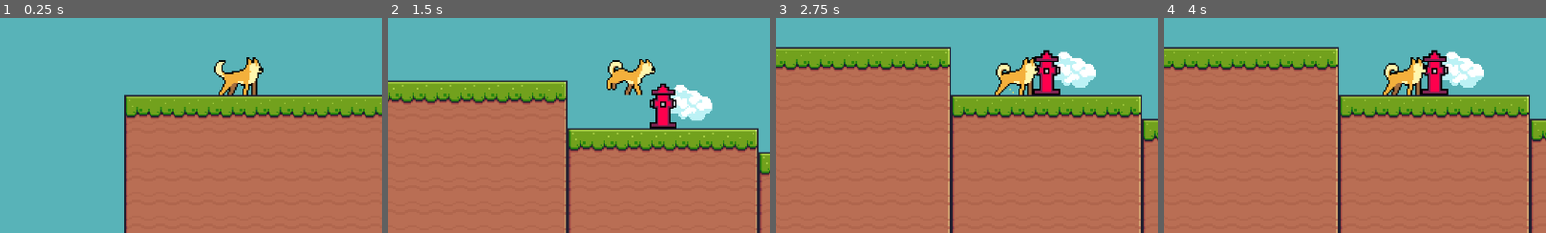
Above: before the commit, frames 1-4 (left to right).
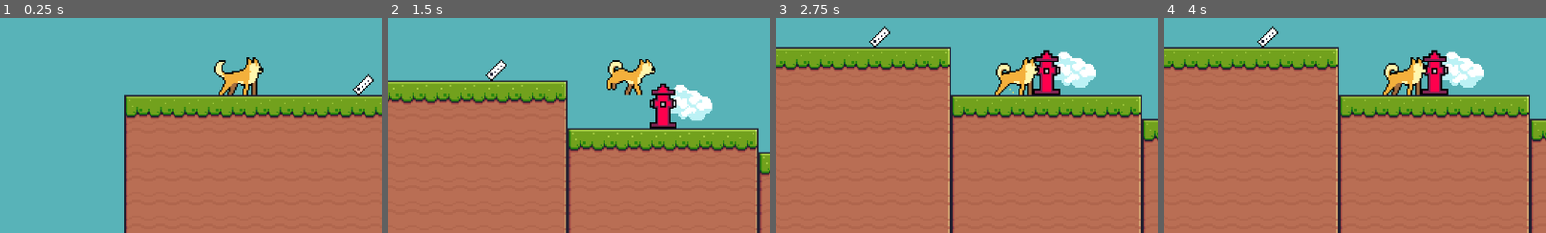
Above: after the commit, the same moments.

Repository: JeffSabol/Paper-Dog-Dash
Game: Godot game, scene res://Levels/level_1.tscn
Two runs of this game, one before a commit and one after it. Both use one fixed random seed, a clock stepped at 60 frames per second and the inputs below.
Inputs:
- Up to frame 1 (0.25 s): no input
- Up to frame 2 (1.5 s): tap Enter (ui_accept) at 0.5, 0.77 s; hold Right (ui_right) from 0.53 s (still down)
- Up to frame 3 (2.75 s): tap Enter (ui_accept) at 1.52 s; release Right (ui_right) at 2.03 s; hold Left (ui_left) from 2.03 s (still down)
- Up to frame 4 (4 s): release Left (ui_left) at 2.78 s; hold Right (ui_right) from 2.78 s (still down); tap Enter (ui_accept) at 3.02, 3.77 s
The pictures show only the part of the screen within x 18-68%, y 40-90%; the shares and areas given below are measured in that part.

The runs differ from the first frame. In frame 1, 0.2% of the frame differs, in the area x 92-98%, y 25-36%; in frame 2, 0.2%, in the area x 25-31%, y 19-30%; in frame 3, 0.2%; in frame 4, 0.2%.

Commit message:
Added Newspaper and logic to make newspaper needed to proceed to next level

Diff:
--- a/Autoload/global.gd
+++ b/Autoload/global.gd
@@ -3,6 +3,7 @@
 var current_scene = null
 var level_count = 2 # we want to change to level 2 after level 1
 var path_level = "res://Levels/level_" + str(level_count) + ".tscn"
+var has_newspaper = false
 
 func _ready():
 	var root = get_tree().root
@@ -55,3 +56,4 @@
 
 	level_count += 1
 	path_level = "res://Levels/level_" + str(level_count) + ".tscn"
+	has_newspaper = false
--- a/Levels/level_1.tscn
+++ b/Levels/level_1.tscn
@@ -1,10 +1,11 @@
-[gd_scene load_steps=8 format=3 uid="uid://tr7r78cu1i56"]
+[gd_scene load_steps=9 format=3 uid="uid://tr7r78cu1i56"]
 
 [ext_resource type="Texture2D" uid="uid://ds3hm1p7grakb" path="res://Assets/Environment/Background.png" id="1_ateu6"]
 [ext_resource type="PackedScene" uid="uid://ble575txva0hm" path="res://Characters/player.tscn" id="2_a56jg"]
 [ext_resource type="Texture2D" uid="uid://b1gijyai74025" path="res://Assets/PixelFrog/Terrain/Terrain (16x16).png" id="2_iew6x"]
 [ext_resource type="PackedScene" uid="uid://dpavor7dfr3hp" path="res://Objects/FireHydrant.tscn" id="4_kex6k"]
 [ext_resource type="PackedScene" uid="uid://dtsc0g5olhra3" path="res://Objects/House.tscn" id="5_kgb76"]
+[ext_resource type="PackedScene" uid="uid://cyn0a1hyfvvwa" path="res://Objects/Newspaper.tscn" id="6_1165n"]
 
 [sub_resource type="TileSetAtlasSource" id="TileSetAtlasSource_oytpd"]
 texture = ExtResource("2_iew6x")
@@ -509,3 +510,6 @@
 [node name="Camera2D" type="Camera2D" parent="."]
 position = Vector2(81, -24)
 zoom = Vector2(2.5, 2.5)
+
+[node name="Newspaper" parent="." instance=ExtResource("6_1165n")]
+position = Vector2(160, -7)
--- a/Levels/level_2.tscn
+++ b/Levels/level_2.tscn
@@ -1,10 +1,11 @@
-[gd_scene load_steps=8 format=3 uid="uid://tmwlvhqowwli"]
+[gd_scene load_steps=9 format=3 uid="uid://tmwlvhqowwli"]
 
 [ext_resource type="Texture2D" uid="uid://ds3hm1p7grakb" path="res://Assets/Environment/Background.png" id="1_7j8ed"]
 [ext_resource type="Texture2D" uid="uid://b1gijyai74025" path="res://Assets/PixelFrog/Terrain/Terrain (16x16).png" id="2_5ve0v"]
 [ext_resource type="PackedScene" uid="uid://dpavor7dfr3hp" path="res://Objects/FireHydrant.tscn" id="3_iidkq"]
 [ext_resource type="PackedScene" uid="uid://ble575txva0hm" path="res://Characters/player.tscn" id="4_qfih0"]
 [ext_resource type="PackedScene" uid="uid://dtsc0g5olhra3" path="res://Objects/House.tscn" id="5_buqb3"]
+[ext_resource type="PackedScene" uid="uid://cyn0a1hyfvvwa" path="res://Objects/Newspaper.tscn" id="6_cilcn"]
 
 [sub_resource type="TileSetAtlasSource" id="TileSetAtlasSource_oytpd"]
 texture = ExtResource("2_5ve0v")
@@ -524,3 +525,6 @@
 [node name="Camera2D" type="Camera2D" parent="."]
 position = Vector2(81, -24)
 zoom = Vector2(2.5, 2.5)
+
+[node name="Newspaper" parent="." instance=ExtResource("6_cilcn")]
+position = Vector2(224, 137)
--- a/Levels/level_3.tscn
+++ b/Levels/level_3.tscn
@@ -6,6 +6,7 @@
 [ext_resource type="PackedScene" uid="uid://ble575txva0hm" path="res://Characters/player.tscn" id="4_whwk6"]
 [ext_resource type="PackedScene" uid="uid://dtsc0g5olhra3" path="res://Objects/House.tscn" id="5_nirdb"]
 [ext_resource type="Texture2D" uid="uid://b8hldunsfvi67" path="res://Assets/Enemies/MoleSideways.png" id="6_j11eq"]
+[ext_resource type="PackedScene" uid="uid://cyn0a1hyfvvwa" path="res://Objects/Newspaper.tscn" id="7_gj2pd"]
 
 [sub_resource type="TileSetAtlasSource" id="TileSetAtlasSource_oytpd"]
 texture = ExtResource("2_b6xox")
@@ -522,3 +523,6 @@
 [node name="MoleSideways" type="Sprite2D" parent="."]
 position = Vector2(728, 9)
 texture = ExtResource("6_j11eq")
+
+[node name="Newspaper" parent="." instance=ExtResource("7_gj2pd")]
+position = Vector2(214, -230)
--- a/Objects/House.gd
+++ b/Objects/House.gd
@@ -3,5 +3,5 @@
 @onready var sprite = $Sprite2D
 
 func _on_body_entered(body):
-	if body is Player:
+	if body is Player && Global.has_newspaper:
 		Global.goto_scene("res://Menus/EndOfLevel.tscn")
--- /dev/null
+++ b/Objects/Newspaper.gd
@@ -0,0 +1,12 @@
+extends Area2D
+
+var picked_up = false
+
+func _ready():
+	print("test")
+
+func _on_body_entered(body):
+		if body is Player:
+			Global.has_newspaper = true
+			print("dog picked up newspaper")
+			hide()
--- /dev/null
+++ b/Objects/Newspaper.tscn
@@ -0,0 +1,18 @@
+[gd_scene load_steps=4 format=3 uid="uid://cyn0a1hyfvvwa"]
+
+[ext_resource type="Script" path="res://Objects/Newspaper.gd" id="1_sqfwc"]
+[ext_resource type="Texture2D" uid="uid://dgltf607bu5o1" path="res://Assets/Environment/Newspaper.png" id="2_yakqm"]
+
+[sub_resource type="RectangleShape2D" id="RectangleShape2D_5eass"]
+size = Vector2(14, 14)
+
+[node name="Newspaper" type="Area2D"]
+script = ExtResource("1_sqfwc")
+
+[node name="Sprite2D" type="Sprite2D" parent="."]
+texture = ExtResource("2_yakqm")
+
+[node name="CollisionShape2D" type="CollisionShape2D" parent="."]
+shape = SubResource("RectangleShape2D_5eass")
+
+[connection signal="body_entered" from="." to="." method="_on_body_entered"]
Not shown: 1 places in Levels/level_3.tscn that only renumber resources
